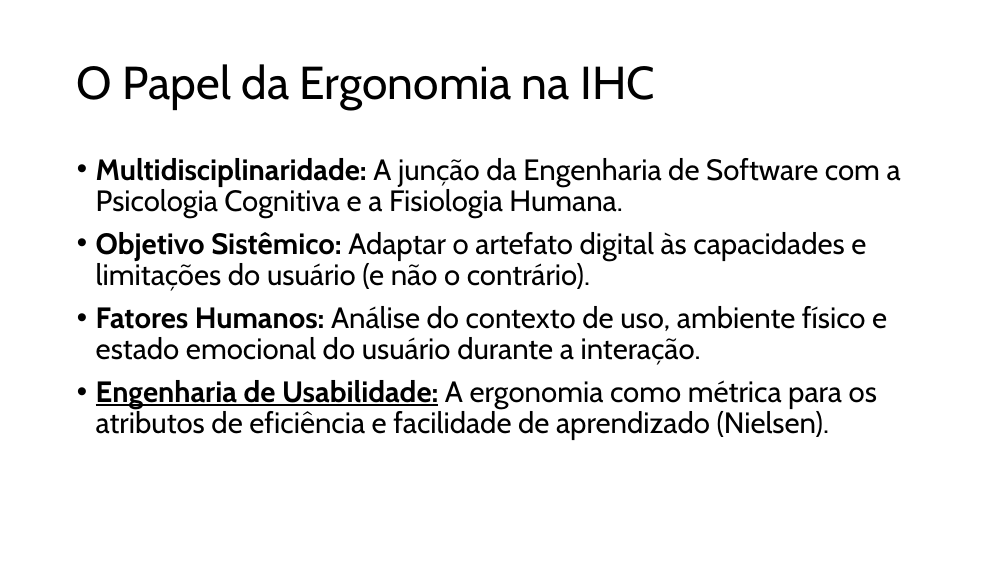
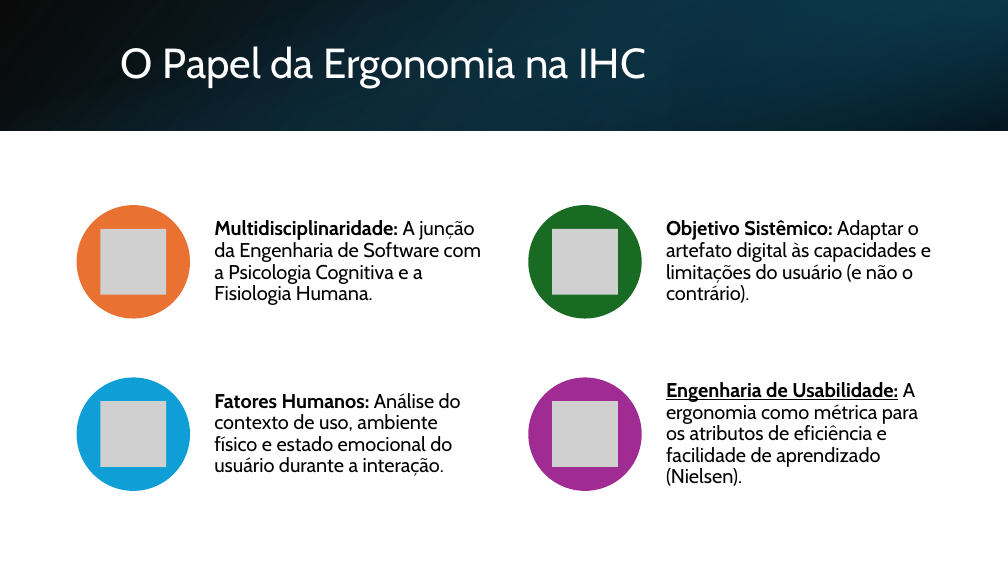
Before and after one commit to spositoL/pericia.judicial, a slide deck: slide 5 of documentos/aulas/aula-27-02-2026-expositiva-ergonomia-cognitiva-e-fisica-no-design.pptx (slide 4 before the commit). Drawn at 1008x567 pixels with LibreOffice and Linux fonts; fonts in the diff are those of the drawing; grey boxes stand for pictures. Boxes give left, top, right and bottom in pixels: in the first picture for what was removed or moved away, otherwise in the second. Text is boxed around its words. In the diff, an @@ line names an element or a change of style, - is before the commit and + after.

```diff
--- a/documentos/aulas/aula-27-02-2026-expositiva-ergonomia-cognitiva-e-fisica-no-design.pptx
+++ b/documentos/aulas/aula-27-02-2026-expositiva-ergonomia-cognitiva-e-fisica-no-design.pptx
@@ rectangle added at bbox=[0, 0, 1008, 130], fill gradient #000000 to #104862 @@
@@ rectangle added at bbox=[0, 0, 1008, 130], fill gradient #156082 to #000000 @@
@@ title "O Papel da Ergonomia na ...": place and size @@
-title "O Papel da Ergonomia na ..." at bbox=[77, 64, 655, 110]
+title "O Papel da Ergonomia na ..." at bbox=[121, 46, 646, 88]
@@ title "O Papel da Ergonomia na ..." at bbox=[121, 46, 646, 88]: size 44 to 40 pt, text colour #000000 to #FFFFFF @@
@@ rectangle added at bbox=[672, 0, 1008, 130], fill gradient #0B3041 to #156082 @@
@@ text removed at bbox=[96, 158, 901, 440] @@
-• Multidisciplinaridade: A junção da Engenharia de Software com a Psicologia Cognitiva e a Fisiologia Humana.
-• Objetivo Sistêmico: Adaptar o artefato digital às capacidades e limitações do usuário (e não o contrário).
-• Fatores Humanos: Análise do contexto de uso, ambiente físico e estado emocional do usuário durante a interação.
-• Engenharia de Usabilidade: A ergonomia como métrica para os atributos de eficiência e facilidade de aprendizado (Nielsen).
@@ group added at bbox=[76, 205, 931, 491]: 4 ellipses, 4 pictures, 4 texts @@
+Multidisciplinaridade: A junção da Engenharia de Software com a Psicologia Cognitiva e a Fisiologia Humana.
+Objetivo Sistêmico: Adaptar o artefato digital às capacidades e limitações do usuário (e não o contrário).
+Fatores Humanos: Análise do contexto de uso, ambiente físico e estado emocional do usuário durante a interação.
+Engenharia de Usabilidade: A ergonomia como métrica para os atributos de eficiência e facilidade de aprendizado (Nielsen).
```
Also in this commit, not shown: 7 other slides changed, 6 slides added, 1 slide removed, 5 other files.
